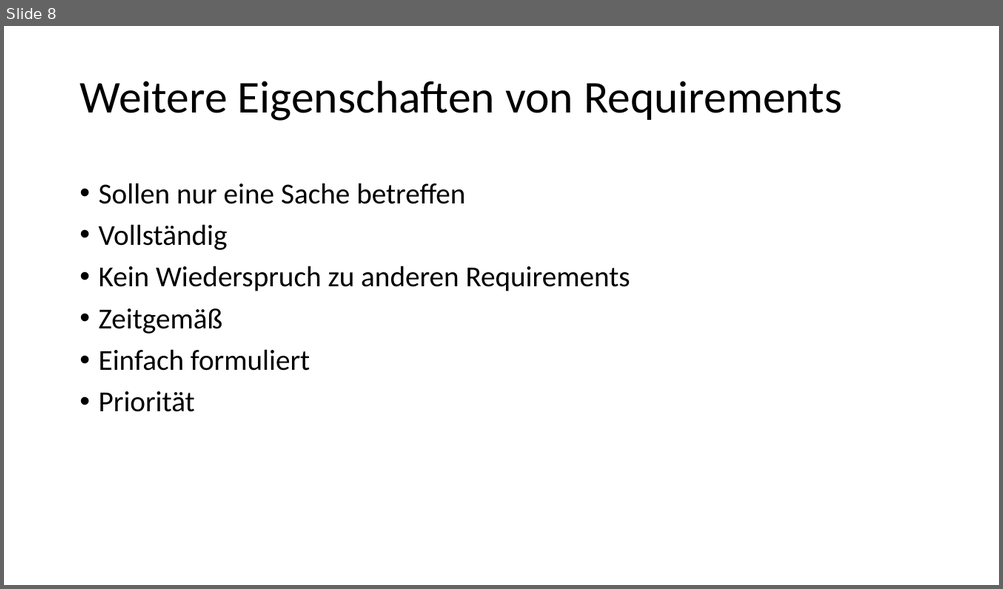
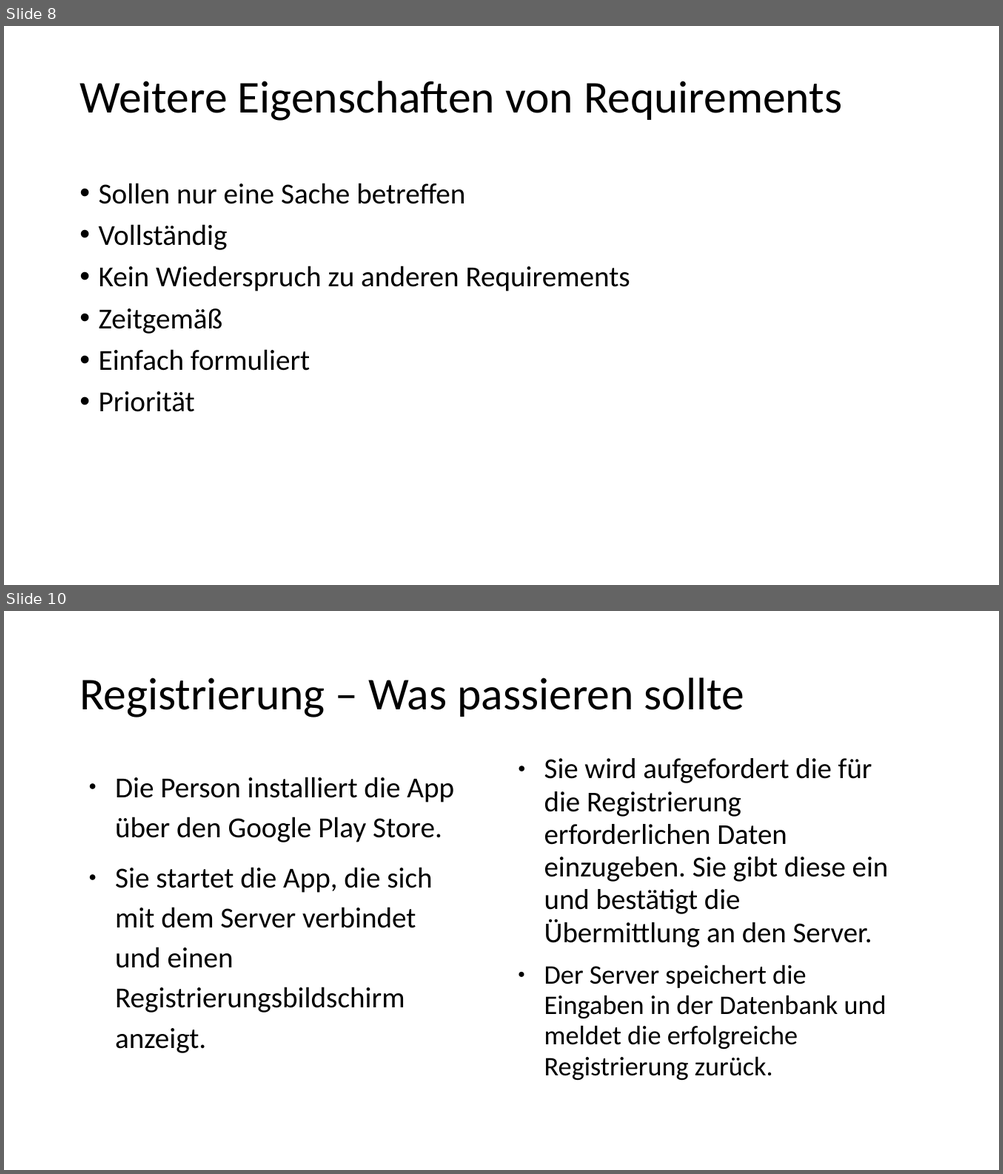
Before and after one commit to rkleee/seGruppeH, a slide deck: Präsi_Requirements.pptx. Shown one above the other, each under a label of ours: slide 8 before the commit, slides 8 and 10 after it; the slides between them are not shown. The pictures are 1003x589 and 1003x1174 pixels, drawn with LibreOffice and Linux fonts; fonts in the diff are those of the drawing. Boxes give left, top, right and bottom in pixels: in the first picture for what was removed or moved away, otherwise in the second. Text is boxed around its words. In the diff, an @@ line names an element or a change of style, - is before the commit and + after.

```diff
--- a/Präsi_Requirements.pptx
+++ b/Präsi_Requirements.pptx
@@ slide 10 added at (x1=4, y1=611, x2=999, y2=1170), background #FFFFFF @@
@@ title added at (x1=79, y1=678, x2=744, y2=718), 44 pt, text #000000 @@
+Registrierung – Was passieren sollte
@@ text added at (x1=544, y1=758, x2=888, y2=1081), 27.8 pt, text #000000 @@
+● Sie wird aufgefordert die für die Registrierung erforderlichen Daten einzugeben. Sie gibt diese ein und bestätigt die Übermittlung an den Server.
+● Der Server speichert die Eingaben in der Datenbank und meldet die erfolgreiche Registrierung zurück.
@@ text added at (x1=115, y1=777, x2=454, y2=1054), 28 pt, text #000000 @@
+● Die Person installiert die App über den Google Play Store.
+● Sie startet die App, die sich mit dem Server verbindet und einen Registrierungsbildschirm anzeigt.
```
Also in this commit, not shown: 3 other slides added, 4 other files.
